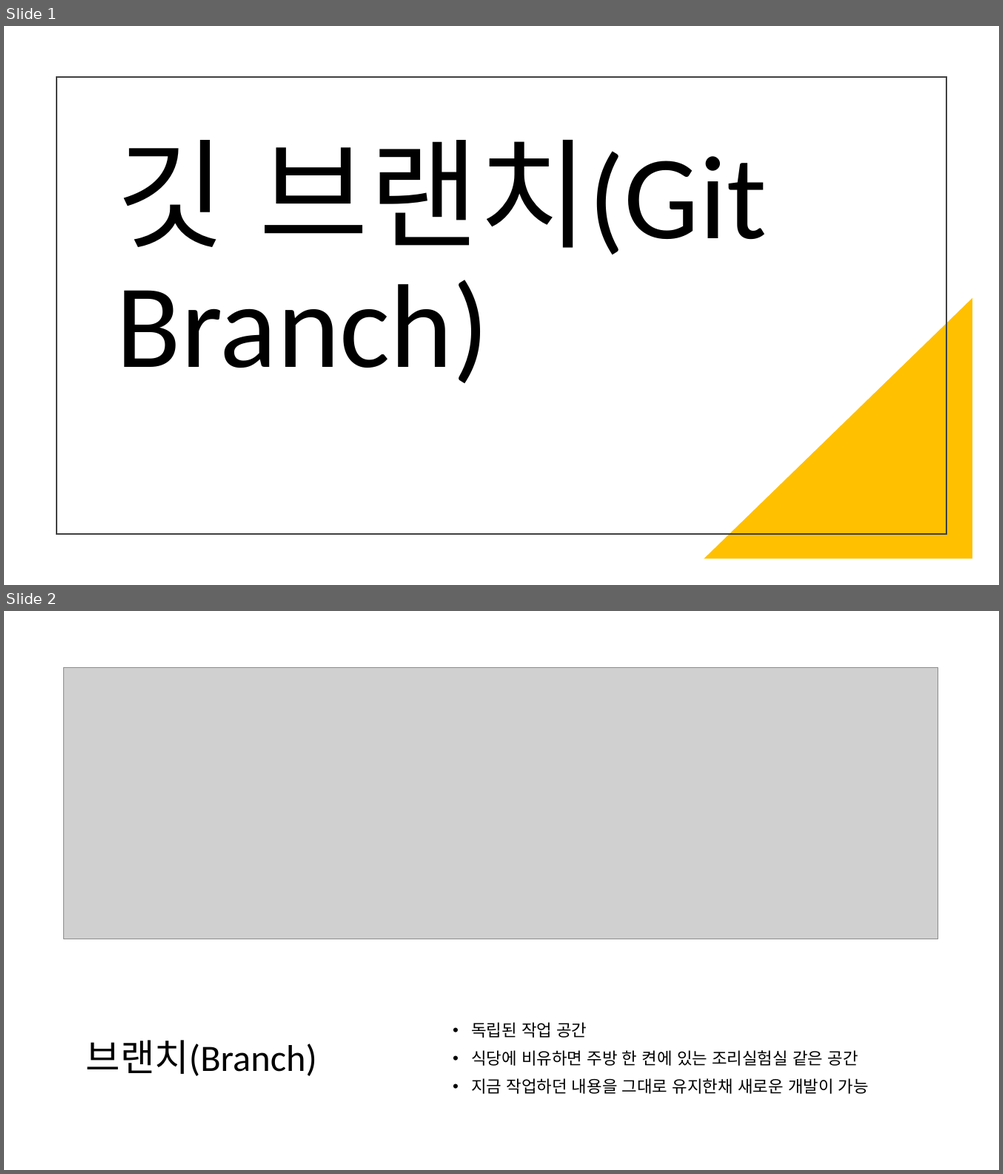
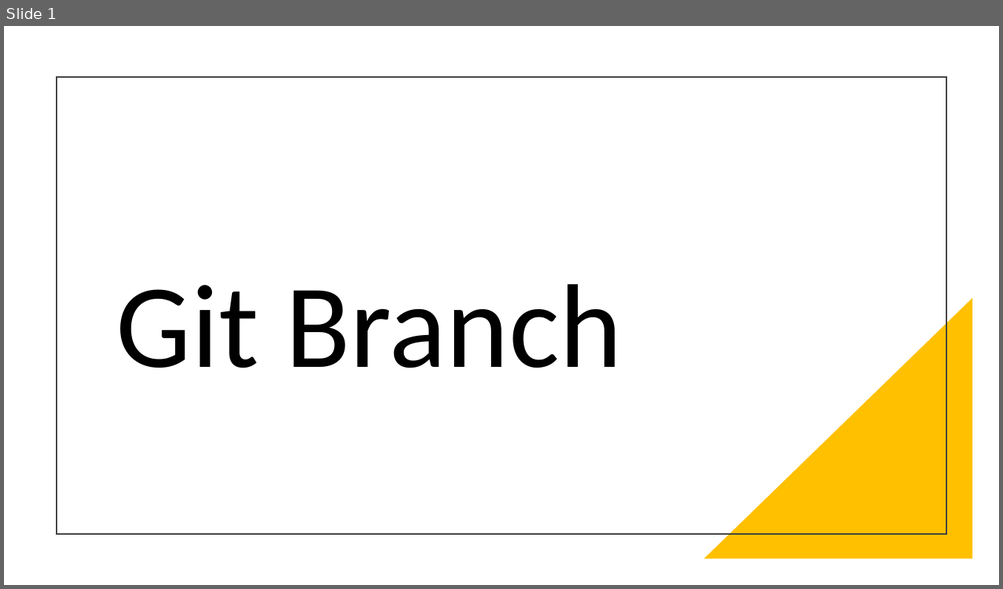
Before and after one commit to dhchoi-lazy/course-materials, a slide deck: week12/branch.pptx. Shown one above the other, each under a label of ours: slides 1 and 2 before the commit, slide 1 after it. The pictures are 1003x1174 and 1003x589 pixels, drawn with LibreOffice and Linux fonts; fonts in the diff are those of the drawing; grey boxes stand for pictures. Boxes give left, top, right and bottom in pixels: in the first picture for what was removed or moved away, otherwise in the second. Text is boxed around its words. In the diff, an @@ line names an element or a change of style, - is before the commit and + after.

Commit message:
add english branch

```diff
--- a/week12/branch.pptx
+++ b/week12/branch.pptx
@@ slide 2 removed at <box>4,611,999,1170</box>, background #FFFFFF @@
@@ picture removed at <box>64,668,938,939</box> @@
@@ text removed at <box>471,1022,868,1094</box> @@
-• 독립된 작업 공간
-• 식당에 비유하면 주방 한 켠에 있는 조리실험실 같은 공간
-• 지금 작업하던 내용을 그대로 유지한채 새로운 개발이 가능
@@ title removed at <box>86,1040,317,1076</box> @@
-브랜치(Branch)
@@ slide 1 changed as well @@
@@ title at <box>116,284,621,369</box>: text changed @@
-깃 브랜치(Git Branch)
+Git Branch
```
Also in this commit, not shown: 1 slide added.
